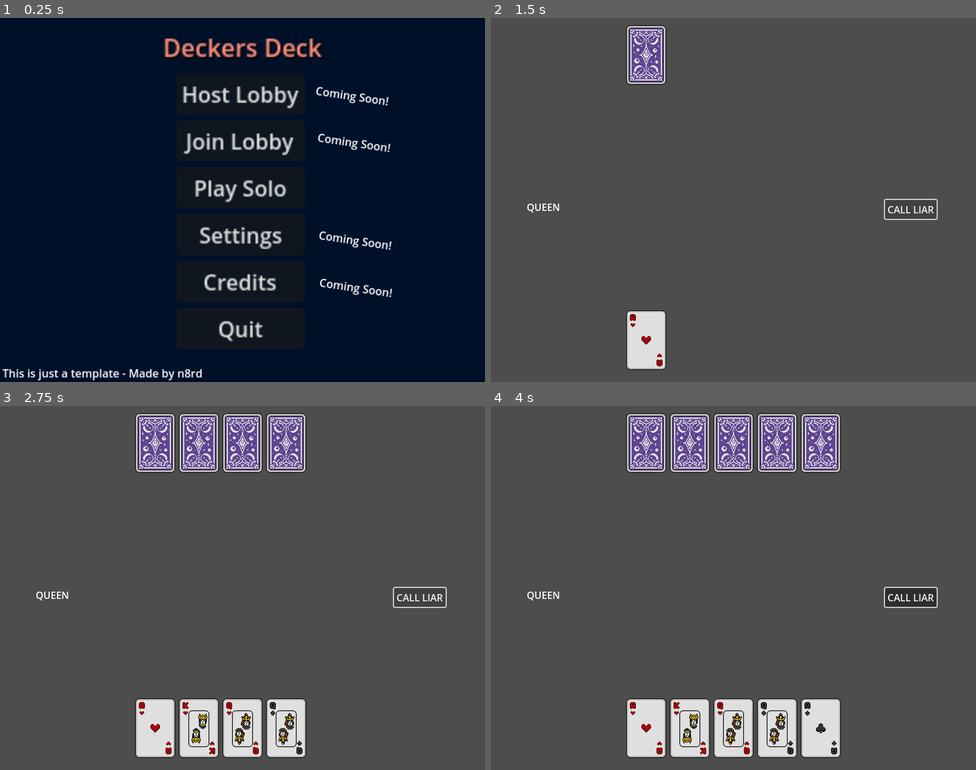
Above: before the commit, frames 1-4 (two rows, left to right).
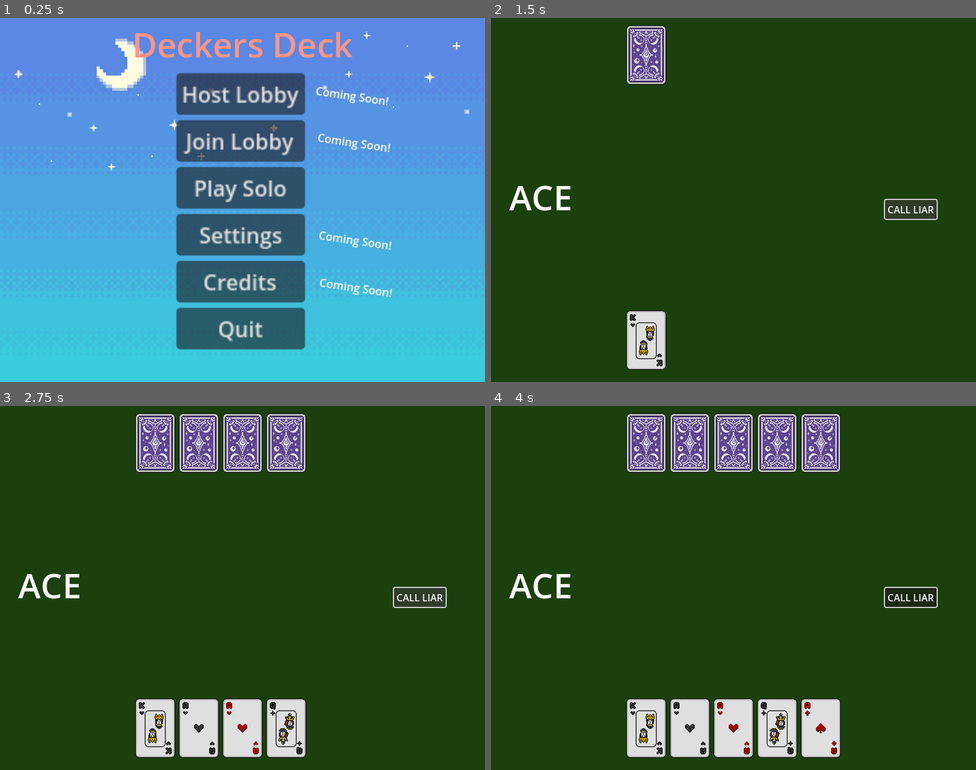
Above: after the commit, the same moments.

Repository: n8rdcontent/deckersdeck
Game: Godot game, scene res://scenes/MainMenu.tscn
The game is run twice, just before and just after one commit, with the same random seed, the same clock (stepped at 60 frames per second) and the same inputs.
Inputs (mouse positions are in pixels of both pictures, inside the frame that each line leads up to):
- Up to frame 1 (0.25 s): no input
- Up to frame 2 (1.5 s): click "Play Solo" at 0.5 s; click "CALL LIAR" at 1.25 s
- Up to frame 3 (2.75 s): click "CALL LIAR" at 2 s
- Up to frame 4 (4 s): click "CALL LIAR" at 2.75 s; tap Enter at 3.5 s; move the mouse to (840, 569) at 3.52 s; click (840, 569) at 3.67 s

The runs differ from the first frame. In frame 1, 99% of the frame differs, in the area x 0-100%, y 0-100%; in frame 2, 97%; in frame 3, 90%; in frame 4, 87%.
Error before the commit: Invalid access to property or key 'name' on a base object of type 'Nil'. (res://scripts/solo_game.gd:57)

Commit message:
Finnished solomode gameplay

Diff:
--- a/project.godot
+++ b/project.godot
@@ -15,6 +15,10 @@
 config/features=PackedStringArray("4.3", "Forward Plus")
 config/icon="res://icon.svg"
 
+[autoload]
+
+bgmusic="*res://scenes/bg-music.tscn"
+
 [display]
 
 window/size/viewport_width=800
--- a/scenes/MainMenu.tscn
+++ b/scenes/MainMenu.tscn
@@ -1,44 +1,31 @@
-[gd_scene load_steps=3 format=3 uid="uid://b461x0r28au1"]
+[gd_scene load_steps=4 format=3 uid="uid://b461x0r28au1"]
 
 [ext_resource type="Script" path="res://scripts/main_menu.gd" id="1_qrcqn"]
 [ext_resource type="AudioStream" uid="uid://cofyamsctdigr" path="res://assets/sounds/African1.mp3" id="2_hebms"]
+[ext_resource type="Texture2D" uid="uid://dxkwrn6kleumx" path="res://assets/sprites/nightbackgroundwithmoon.png" id="2_jg0a2"]
 
 [node name="Main Menu" type="Node2D"]
 script = ExtResource("1_qrcqn")
 
-[node name="ColorRect" type="ColorRect" parent="."]
-offset_right = 800.0
-offset_bottom = 600.0
-color = Color(0, 0.0627451, 0.160784, 1)
+[node name="ColorRect" type="TextureRect" parent="."]
+offset_right = 1024.0
+offset_bottom = 768.0
+scale = Vector2(0.79, 0.79)
+texture = ExtResource("2_jg0a2")
 
 [node name="Label" type="Label" parent="."]
 anchors_preset = 5
 anchor_left = 0.5
 anchor_right = 0.5
-offset_left = 348.0
-offset_top = 19.0
-offset_right = 453.0
-offset_bottom = 42.0
+offset_left = 218.0
+offset_top = 5.0
+offset_right = 582.0
+offset_bottom = 82.0
 grow_horizontal = 2
-scale = Vector2(2.515, 2.515)
 pivot_offset = Vector2(52.405, 0)
 theme_override_colors/font_color = Color(1, 0.578368, 0.516824, 1)
-theme_override_colors/font_shadow_color = Color(0, 0, 0, 1)
-theme_override_colors/font_outline_color = Color(0, 0, 0, 1)
+theme_override_font_sizes/font_size = 56
 text = "Deckers Deck"
-
-[node name="Label2" type="Label" parent="."]
-anchors_preset = 5
-anchor_left = 0.5
-anchor_right = 0.5
-offset_left = 11.625
-offset_top = 572.14
-offset_right = 300.625
-offset_bottom = 595.14
-grow_horizontal = 2
-scale = Vector2(1.145, 1.145)
-pivot_offset = Vector2(52.405, 0)
-text = "This is just a template - Made by n8rd"
 
 [node name="Label3" type="Label" parent="."]
 anchors_preset = 5
--- a/scenes/SoloGame.tscn
+++ b/scenes/SoloGame.tscn
@@ -1,10 +1,18 @@
-[gd_scene load_steps=3 format=3 uid="uid://bvq3rwhyvky67"]
+[gd_scene load_steps=5 format=3 uid="uid://bvq3rwhyvky67"]
 
 [ext_resource type="Script" path="res://scripts/solo_game.gd" id="1_8kycf"]
 [ext_resource type="AudioStream" uid="uid://cofyamsctdigr" path="res://assets/sounds/African1.mp3" id="2_vkska"]
+[ext_resource type="AudioStream" uid="uid://ylgi7uccdx4j" path="res://assets/sounds/liar.wav" id="3_i0qrl"]
+[ext_resource type="AudioStream" uid="uid://cle2wu2sjiap2" path="res://assets/sounds/JDSherbert - Ultimate UI SFX Pack - Cursor - 1.mp3" id="4_0tij4"]
 
 [node name="SoloGame" type="Node2D"]
 script = ExtResource("1_8kycf")
+
+[node name="ColorRect" type="ColorRect" parent="."]
+z_index = -1
+offset_right = 800.0
+offset_bottom = 600.0
+color = Color(0.112164, 0.25186, 0.0513688, 1)
 
 [node name="Control" type="Control" parent="."]
 layout_mode = 3
@@ -42,11 +50,47 @@
 
 [node name="chosenCardLabel" type="Label" parent="Control"]
 layout_mode = 0
-offset_left = 59.0
-offset_top = 300.0
-offset_right = 99.0
-offset_bottom = 323.0
+offset_left = 30.0
+offset_top = 257.0
+offset_right = 180.0
+offset_bottom = 341.0
+theme_override_font_sizes/font_size = 56
 text = "KING"
+
+[node name="playerLiarLabel" type="Label" parent="Control"]
+layout_mode = 0
+offset_left = 554.0
+offset_top = 457.0
+offset_right = 761.0
+offset_bottom = 568.0
+theme_override_font_sizes/font_size = 81
+text = "LIAR!"
+
+[node name="botLiarLabel" type="Label" parent="Control"]
+layout_mode = 0
+offset_left = 560.0
+offset_top = 21.0
+offset_right = 767.0
+offset_bottom = 132.0
+theme_override_font_sizes/font_size = 81
+text = "LIAR!"
+
+[node name="winLabel" type="Label" parent="Control"]
+layout_mode = 1
+anchors_preset = 8
+anchor_left = 0.5
+anchor_top = 0.5
+anchor_right = 0.5
+anchor_bottom = 0.5
+offset_left = -374.0
+offset_top = -205.33
+offset_right = 374.0
+offset_bottom = -47.33
+grow_horizontal = 2
+grow_vertical = 2
+theme_override_font_sizes/font_size = 116
+text = "PLAYER WINS"
+horizontal_alignment = 1
 
 [node name="Button" type="Button" parent="Control"]
 layout_mode = 0
@@ -60,4 +104,11 @@
 stream = ExtResource("2_vkska")
 volume_db = 8.432
 
+[node name="liarAudio" type="AudioStreamPlayer" parent="."]
+stream = ExtResource("3_i0qrl")
+pitch_scale = 0.9
+
+[node name="dukSound" type="AudioStreamPlayer" parent="."]
+stream = ExtResource("4_0tij4")
+
 [connection signal="pressed" from="Control/Button" to="." method="_on_button_pressed"]
--- /dev/null
+++ b/scenes/bg-music.tscn
@@ -0,0 +1,8 @@
+[gd_scene load_steps=2 format=3 uid="uid://cvosskx4urq5y"]
+
+[ext_resource type="AudioStream" uid="uid://7textemhclca" path="res://assets/sounds/piano-jazz-bossa-nova-cozy-cafe-coffee-shop-music-203916.mp3" id="1_usjuw"]
+
+[node name="AudioStreamPlayer" type="AudioStreamPlayer"]
+stream = ExtResource("1_usjuw")
+volume_db = -13.587
+autoplay = true
--- a/scripts/solo_game.gd
+++ b/scripts/solo_game.gd
@@ -4,12 +4,19 @@
 @onready var BotHand = $Control/BotHand
 @onready var DeckArea = $Control/DeckArea
 @onready var chosenCardLabel = $Control/chosenCardLabel
+@onready var botLiarLabel = $Control/botLiarLabel
+@onready var playerLiarLabel = $Control/playerLiarLabel
+@onready var winLabel = $Control/winLabel
 @onready var ButtonSound = $AudioStreamPlayer
+@onready var liarAudio = $liarAudio
+@onready var dukSound = $dukSound
+
 
 signal player_selected_card
 
-var whosTurn = "player"
+var whosTurn = ""
 var chosencard = ""
+var gameOngoing = false
 
 # Game State
 var player_hand = []
@@ -37,6 +44,10 @@
 	ButtonSound.play()
 
 func _initialize_game():
+	gameOngoing = true
+	playerLiarLabel.visible = false
+	botLiarLabel.visible = false
+	winLabel.visible = false
 	deck = create_test_deck()
 	deck.shuffle()
 	set_chosen_card()
@@ -44,30 +55,43 @@
 	print("Player Hand: ", player_hand)
 	print("Bot Hand: ", bot_hand)
 
+
+
 func _on_button_pressed() -> void:
+	if !gameOngoing:
+		print("Game is over!")
+		return
 	ButtonSound.play()
 	if(whosTurn == "player"):
-		print("Player pressed LIAR button")
-		if liar_button_check():
-			print("Player wins!")
-		else:
-			print("Player loses!")
-
-func liar_button_check():
-	if middleDeck.front().name[0] == chosencard[0]:
-		return true
-	else:
+
+		if middleDeck.size() != 0:
+			print("Player pressed LIAR button")
+			playerLiarLabel.visible = true
+			liarAudio.play()
+			await get_tree().create_timer(2).timeout
+			update_middle_deck(middleDeck.back(), false)
+			if !liar_button_check():
+				print("Player wins!")
+				winLabel.text = "PLAYER WINS"
+				winLabel.visible = true
+			else:
+				print("Player loses!")
+				winLabel.text = "BOT WINS"
+				winLabel.visible = true
+			gameOngoing = false
+
+func liar_button_check() -> bool:
+	if middleDeck.size() == 0:
 		return false
+	var last_card = middleDeck.back()
+	print("Last card in middle deck: ", last_card.name)
+	return last_card.name[0] == chosencard[0]
 
 func get_card_texture(card: Card) -> Texture:
 	var card_name = card.name
 	var texture_path = "res://assets/sprites/cards/%s.png" % card_name
 	var texture = load(texture_path)
 	return texture
-
-
-
-
 
 func set_chosen_card():
 	var random_card = deck.pick_random()
@@ -82,18 +106,30 @@
 
 func create_test_deck() -> Array:
 	var testDeck = []
+	add_card_to_deck("A1", testDeck, 14, "Ace")
 	add_card_to_deck("A2", testDeck, 14, "Ace")
+	add_card_to_deck("A3", testDeck, 14, "Ace")
 	add_card_to_deck("A4", testDeck, 14, "Ace")
 	add_card_to_deck("A5", testDeck, 14, "Ace")
-	add_card_to_deck("A7", testDeck, 14, "Ace")
+	add_card_to_deck("A6", testDeck, 14, "Ace")
+	'add_card_to_deck("A7", testDeck, 14, "Ace")
+	add_card_to_deck("A8", testDeck, 14, "Ace")'
+	add_card_to_deck("K1", testDeck, 13, "King")
 	add_card_to_deck("K2", testDeck, 13, "King")
+	add_card_to_deck("K3", testDeck, 13, "King")
 	add_card_to_deck("K4", testDeck, 13, "King")
 	add_card_to_deck("K5", testDeck, 13, "King")
-	add_card_to_deck("K7", testDeck, 13, "King")
+	add_card_to_deck("K6", testDeck, 13, "King")
+	'add_card_to_deck("K7", testDeck, 13, "King")
+	add_card_to_deck("K8", testDeck, 13, "King")'
+	add_card_to_deck("Q1", testDeck, 12, "Queen")
 	add_card_to_deck("Q2", testDeck, 12, "Queen")
+	add_card_to_deck("Q3", testDeck, 12, "Queen")
 	add_card_to_deck("Q4", testDeck, 12, "Queen")
 	add_card_to_deck("Q5", testDeck, 12, "Queen")
-	add_card_to_deck("Q7", testDeck, 12, "Queen")
+	add_card_to_deck("Q6", testDeck, 12, "Queen")
+	'add_card_to_deck("Q7", testDeck, 12, "Queen")
+	add_card_to_deck("Q8", testDeck, 12, "Queen")'
 	return testDeck
 
 func add_card_to_deck(card_name: String, deck_to_add: Array, value: int, card_type: String):
@@ -110,10 +146,13 @@
 		bot_hand.append(bot_card)
 
 		# Add card visuals
+		dukSound.play()
 		_add_card_to_hand(PlayerHand, player_card)
 		await get_tree().create_timer(0.2).timeout
+		dukSound.play()
 		_add_card_to_hand(BotHand, bot_card, true)
 		await get_tree().create_timer(0.2).timeout
+	whosTurn = "player"
 
 func _add_card_to_hand(hand_node: Node, card: Card, hidden: bool = false):
 	var card_texture = get_card_texture(card)
@@ -133,7 +172,7 @@
 	hand_node.add_child(card_sprite)
 
 func _on_card_clicked(event: InputEvent, card: Card):
-	if event is InputEventMouseButton and event.pressed and event.button_index == MOUSE_BUTTON_LEFT:
+	if event is InputEventMouseButton and event.pressed and event.button_index == MOUSE_BUTTON_LEFT and gameOngoing:
 		var is_player_card = false
 		for card2 in player_hand:
 			if card2.name == card.name:
@@ -159,6 +198,7 @@
 func _move_card_to_middle(card: Card):
 	print("Moving card to the middle: ", card.name)
 	var card_to_remove = null
+	var hidden = false
 	if whosTurn == "player":
 		for card2 in player_hand:
 			if card2.name == card.name:
@@ -167,6 +207,7 @@
 		if card_to_remove != null:
 			player_hand.erase(card_to_remove)
 			_remove_card_from_hand(PlayerHand, card_to_remove)
+			hidden = false
 	elif whosTurn == "bot":
 		for card2 in bot_hand:
 			if card2.name == card.name:
@@ -175,9 +216,10 @@
 		if card_to_remove != null:
 			bot_hand.erase(card_to_remove)
 			_remove_card_from_hand(BotHand, card_to_remove)
+			hidden = true
 
 	middleDeck.append(card)
-	update_middle_deck(card)
+	update_middle_deck(card, hidden)
 	next_turn()
 
 func _remove_card_from_hand(hand_node: Node, card: Card):
@@ -187,23 +229,56 @@
 			card_sprite.queue_free()
 			break
 
-func update_middle_deck(card: Card):
-	var card_texture = get_card_texture(card)
+func update_middle_deck(card: Card, hidden: bool=false):
+	if hidden==false:
+		var card_texture = get_card_texture(card)
+		var card_sprite = TextureRect.new()
+		card_sprite.texture = card_texture
+		DeckArea.add_child(card_sprite)
+		if card_texture == null:
+			print("Error: Failed to load texture for card: ", card.name)
+			return
+	elif hidden==true:
+		var card_texture = preload("res://assets/sprites/cards/Back4.png")
+		var card_sprite = TextureRect.new()
+		card_sprite.texture = card_texture
+		DeckArea.add_child(card_sprite)
+
+'	var card_texture = get_card_texture(card)
 	if card_texture == null:
 		print("Error: Failed to load texture for card: ", card.name)
-		return
-
-	var card_sprite = TextureRect.new()
+		return'
+
+'	var card_sprite = TextureRect.new()
 	card_sprite.texture = card_texture
-	DeckArea.add_child(card_sprite)
+	DeckArea.add_child(card_sprite)'
 
 func bot_turn():
-	if whosTurn == "bot":
-		var bots_chosen_card = bot_hand.pick_random()
-		print(bots_chosen_card.name + " is bot's chosen card")
+	if whosTurn == "bot" and gameOngoing:
 		await get_tree().create_timer(2.0).timeout
-		ButtonSound.play()
-		_move_card_to_middle(bots_chosen_card)
+		var rng = randf_range(0,5)
+		print(rng)
+		if rng > 1:
+			var bots_chosen_card = bot_hand.pick_random()
+			print(bots_chosen_card.name + " is bot's chosen card")
+			ButtonSound.play()
+			_move_card_to_middle(bots_chosen_card)
+		else:
+			print("Bot calls liar")
+			botLiarLabel.visible = true
+			liarAudio.play()
+			await get_tree().create_timer(2).timeout
+			if !liar_button_check():
+				print("Bot wins!")
+				winLabel.text = "BOT WINS"
+				winLabel.visible = true
+			else:
+				print("Bot loses!")
+				winLabel.text = "PLAYER WINS"
+				winLabel.visible = true
+			gameOngoing = false
+
+
 
 func next_turn():
 	if whosTurn == "bot":
Not shown, added: assets/sounds/JDSherbert - Ultimate UI SFX Pack - Cursor - 1.mp3.import
Not shown, added: assets/sounds/liar.wav.import
Not shown, added: assets/sounds/piano-jazz-bossa-nova-cozy-cafe-coffee-shop-music-203916.mp3.import
Binary file added: assets/sprites/cards/A1.png
Not shown, added: assets/sprites/cards/A1.png.import
Binary file added: assets/sprites/cards/A3.png
Not shown, added: assets/sprites/cards/A3.png.import
Binary file added: assets/sprites/cards/A6.png
Not shown, added: assets/sprites/cards/A6.png.import
Binary file added: assets/sprites/cards/A8.png
Not shown, added: assets/sprites/cards/A8.png.import
Binary file added: assets/sprites/cards/K1.png
(and 20 more such lines)
